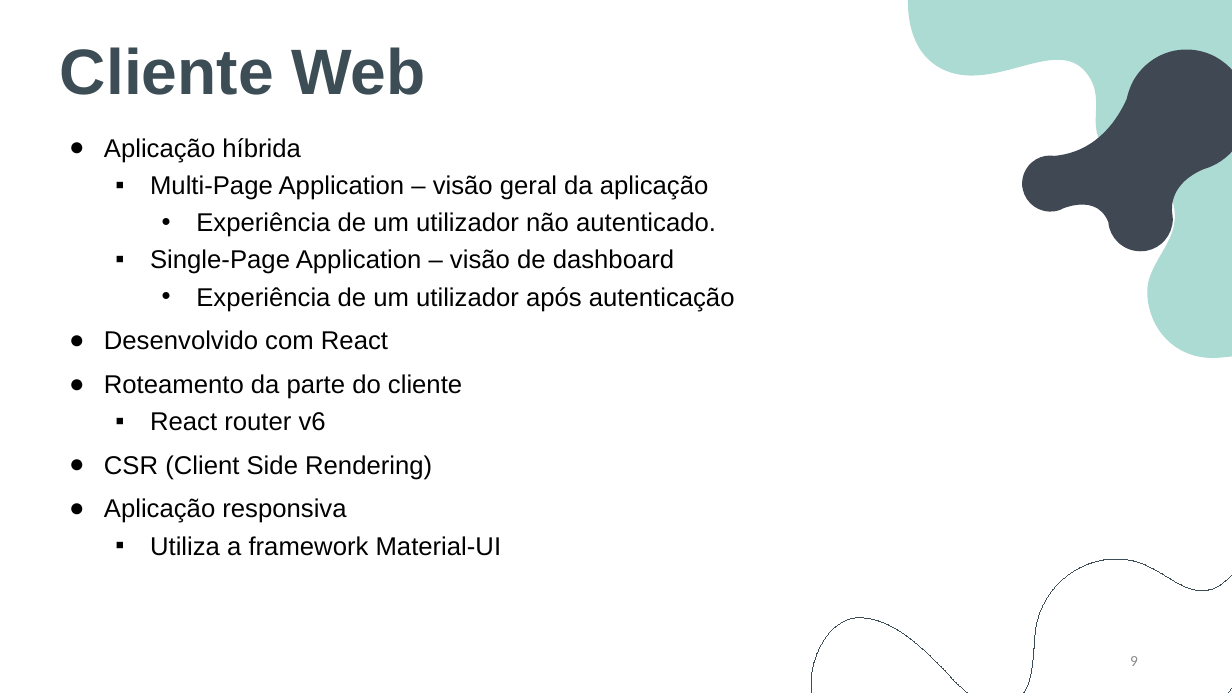
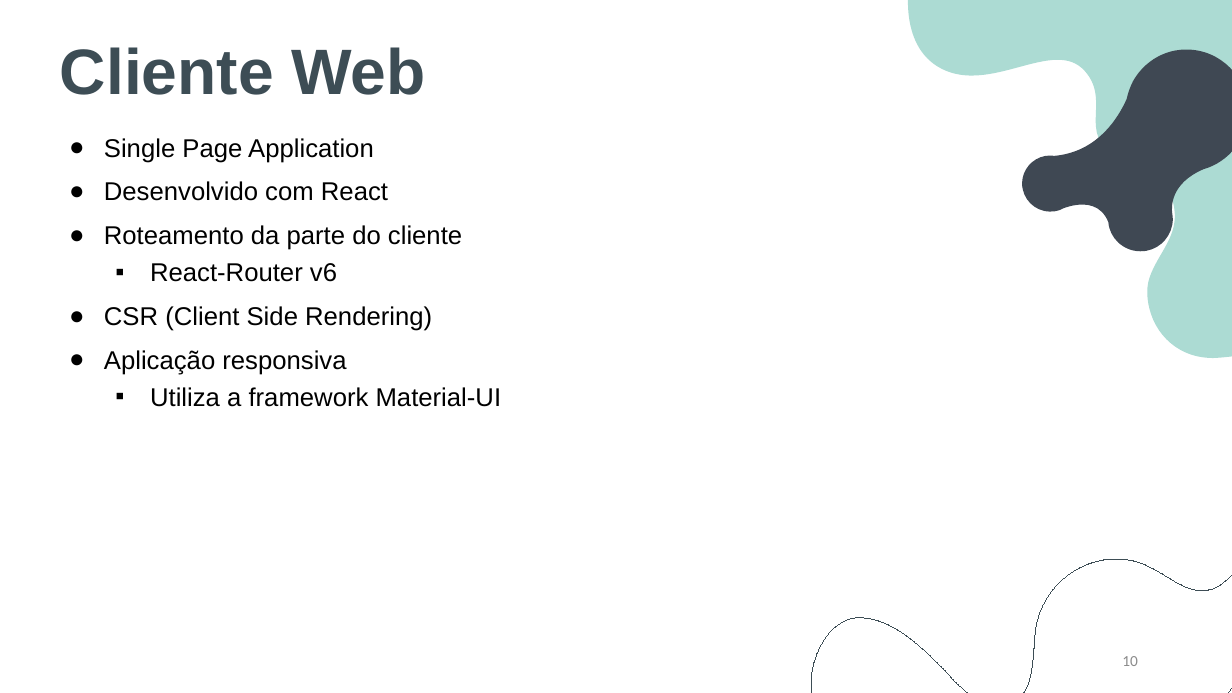
Before and after one commit to BernardoFMF/surf-management-app, a slide deck: slide 10 of docs/demonstration/demonstration.pptx (slide 9 before the commit). Drawn at 1232x693 pixels with LibreOffice and Linux fonts; fonts in the diff are those of the drawing. Boxes give left, top, right and bottom in pixels: in the first picture for what was removed or moved away, otherwise in the second. Text is boxed around its words. In the diff, an @@ line names an element or a change of style, - is before the commit and + after.

Commit message:
finished presentation powerpoint

```diff
--- a/docs/demonstration/demonstration.pptx
+++ b/docs/demonstration/demonstration.pptx
@@ subtitle at (104,138,374,163): text changed @@
-● Aplicação híbrida
-  ▪ Multi-Page Application – visão geral da aplicação
-    • Experiência de um utilizador não autenticado.
-  ▪ Single-Page Application – visão de dashboard
-    • Experiência de um utilizador após autenticação
+● Single Page Application
@@ subtitle at (150,263,337,282): text changed @@
-  ▪ React router v6
+  ▪ React-Router v6
@@ page number at (1122,656,1138,666): text changed @@
-9
+10
```
Also in this commit, not shown: 5 other slides changed, 1 slide added, 1 other file.
